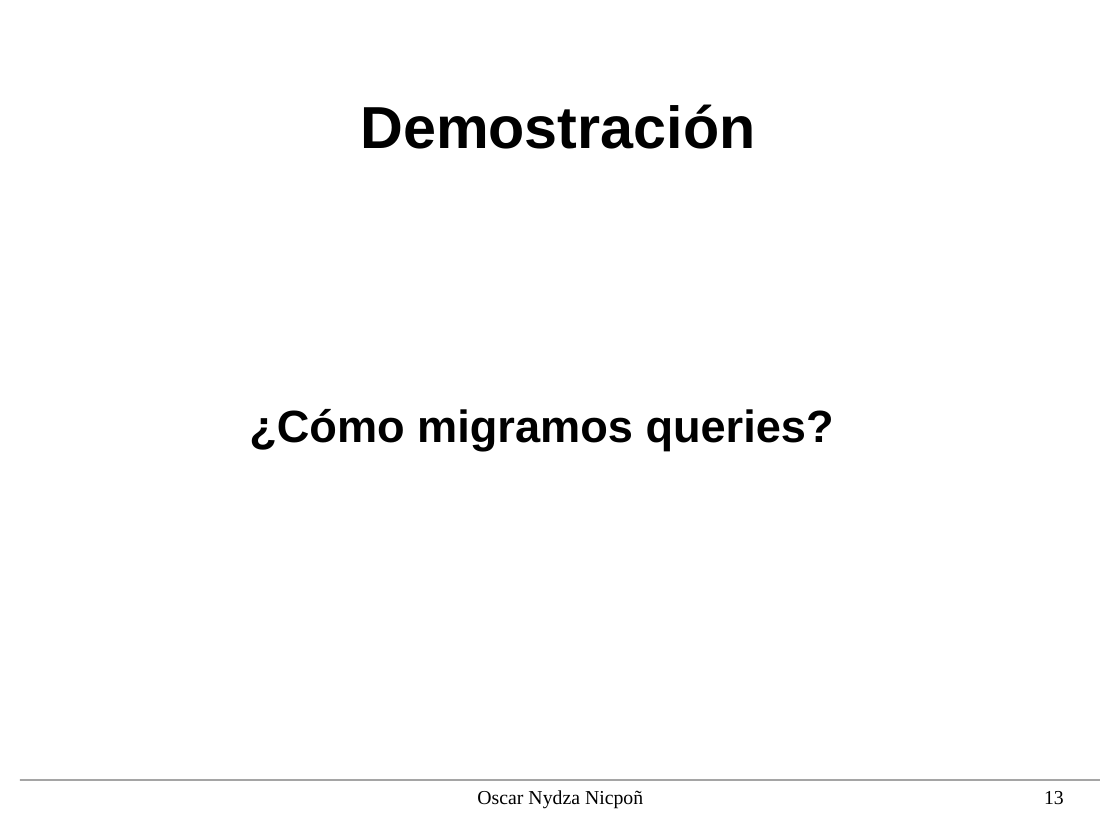
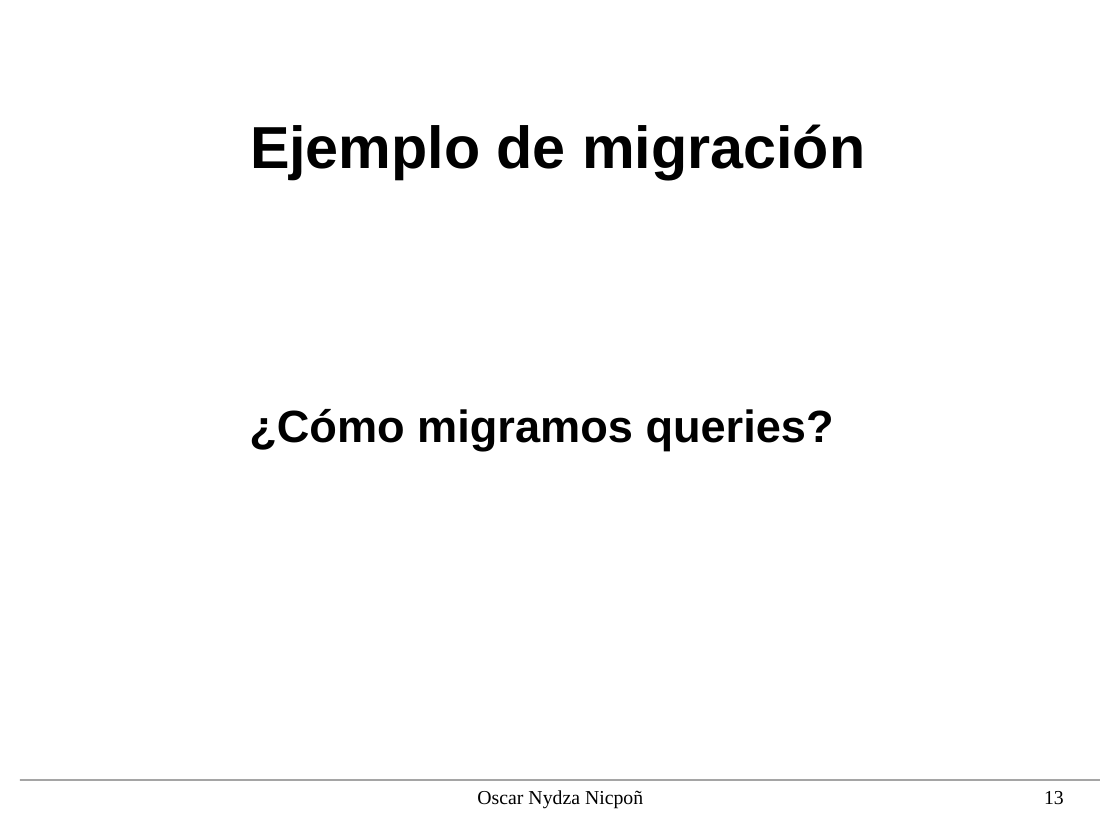
Before and after one commit to nipsn/Spark-TFG, a slide deck: slide 13 of presentacion/diapos.odp. Drawn at 1120x840 pixels with LibreOffice and Linux fonts; fonts in the diff are those of the drawing; background and template pictures are left out. Boxes give left, top, right and bottom in pixels: in the first picture for what was removed or moved away, otherwise in the second. Text is boxed around its words. In the diff, an @@ line names an element or a change of style, - is before the commit and + after.

```diff
--- a/presentacion/diapos.odp
+++ b/presentacion/diapos.odp
@@ title removed at (x1=360, y1=104, x2=755, y2=149) @@
-Demostración
@@ title added at (x1=250, y1=124, x2=865, y2=179), 42 pt, text #000000, bold @@
+Ejemplo de migración
```
Also in this commit, not shown: 18 other slides changed, 5 slides removed, 1 other file.
